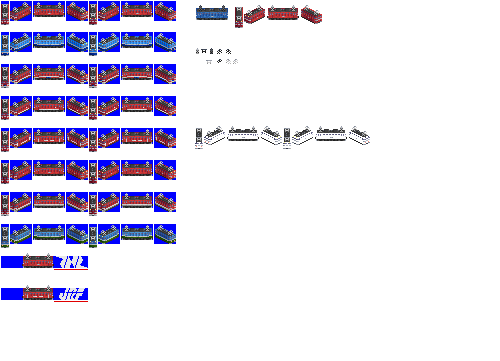
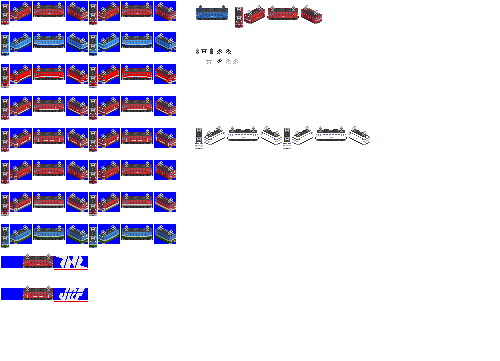
Revision of a layered w=500, h=361 image; what changed, layer by layer:
added layer "sc" above "ed76" over box(1, 67, 176, 86)
painted on "ed76" over box(1, 67, 176, 86)
